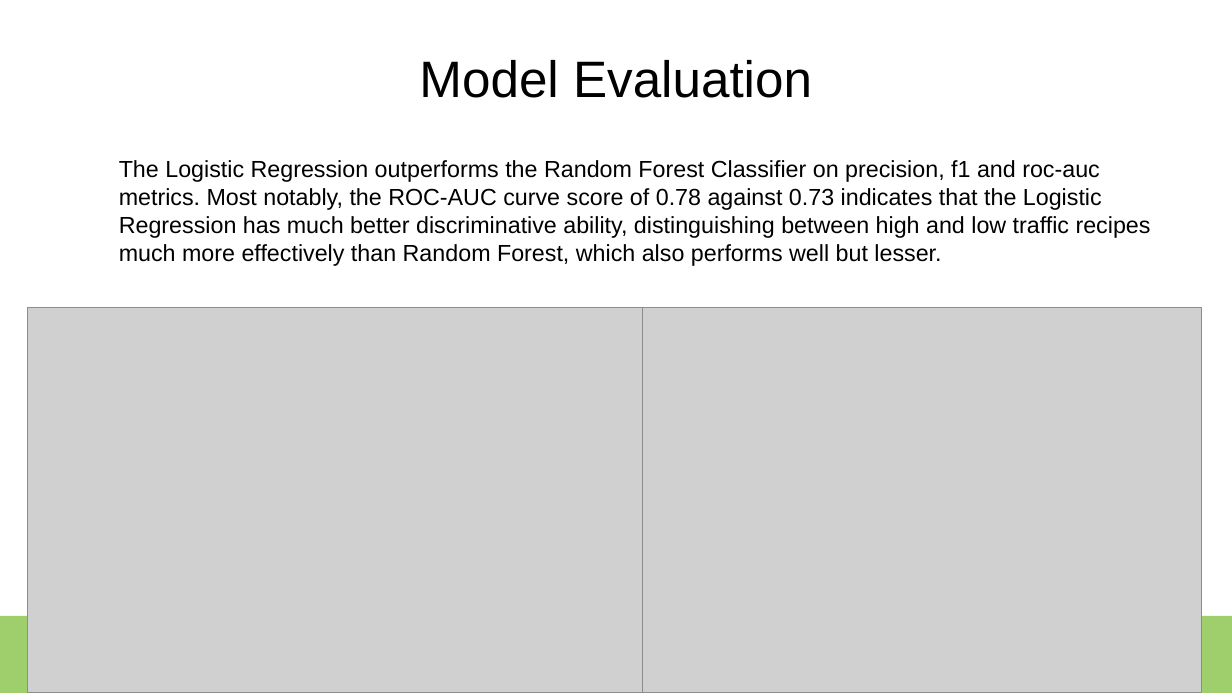
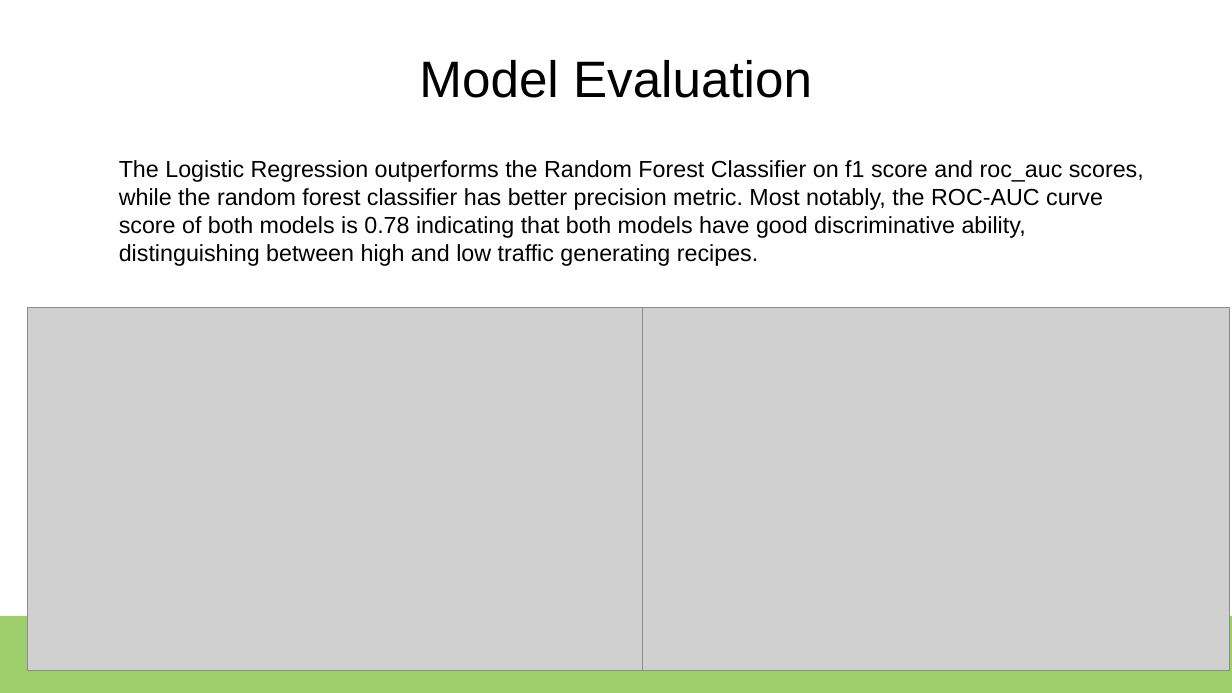
Before and after one commit to MLHermit/Datacamp-Data-Scientist-Professional-Certification, a slide deck: slide 10 of datacamp presentation.odp. Drawn at 1232x693 pixels with LibreOffice and Linux fonts; fonts in the diff are those of the drawing; grey boxes stand for pictures. Boxes give left, top, right and bottom in pixels: in the first picture for what was removed or moved away, otherwise in the second. Text is boxed around its words. In the diff, an @@ line names an element or a change of style, - is before the commit and + after.

```diff
--- a/datacamp presentation.odp
+++ b/datacamp presentation.odp
@@ text at box(119, 160, 1144, 266): text changed @@
-The Logistic Regression outperforms the Random Forest Classifier on precision, f1 and roc-auc metrics. Most notably, the ROC-AUC curve score of 0.78 against 0.73 indicates that the Logistic Regression has much better discriminative ability, distinguishing between high and low traffic recipes much more effectively than Random Forest, which also performs well but lesser.
+The Logistic Regression outperforms the Random Forest Classifier on f1 score and roc_auc scores, while the random forest classifier has better precision metric. Most notably, the ROC-AUC curve score of both models is 0.78 indicating that both models have good discriminative ability, distinguishing between high and low traffic generating recipes.
@@ picture: place and size @@
-picture at box(28, 307, 643, 693)
+picture at box(28, 307, 643, 671)
@@ picture: place and size @@
-picture at box(643, 307, 1202, 693)
+picture at box(643, 307, 1230, 671)
```
Also in this commit, not shown: 5 other slides changed, 3 other files.
